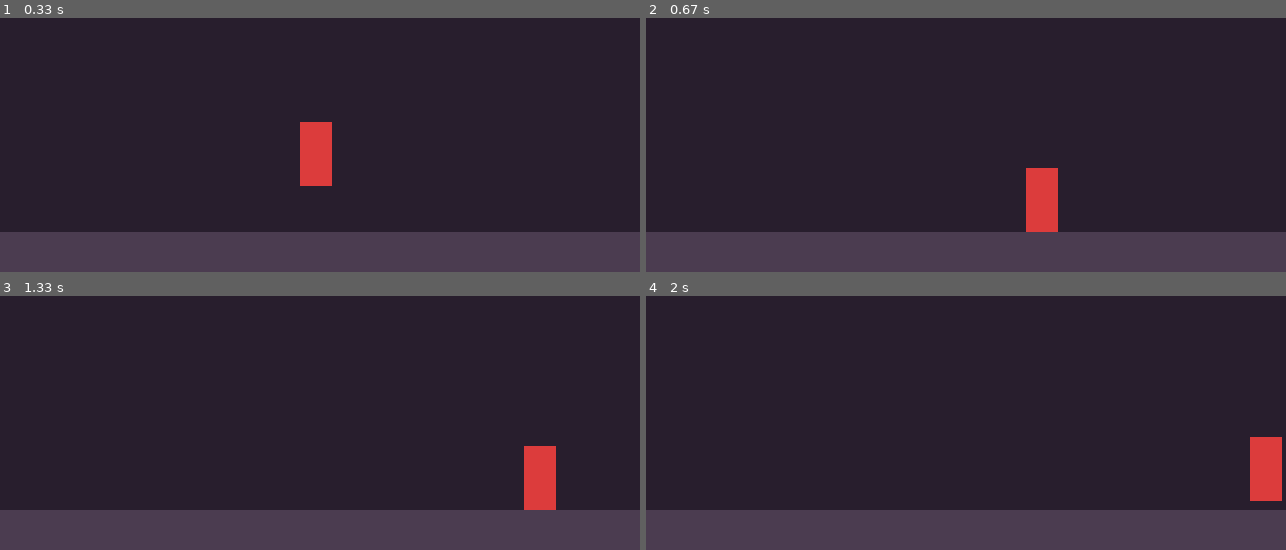
Above: before the commit, frames 1-4 (two rows, left to right).
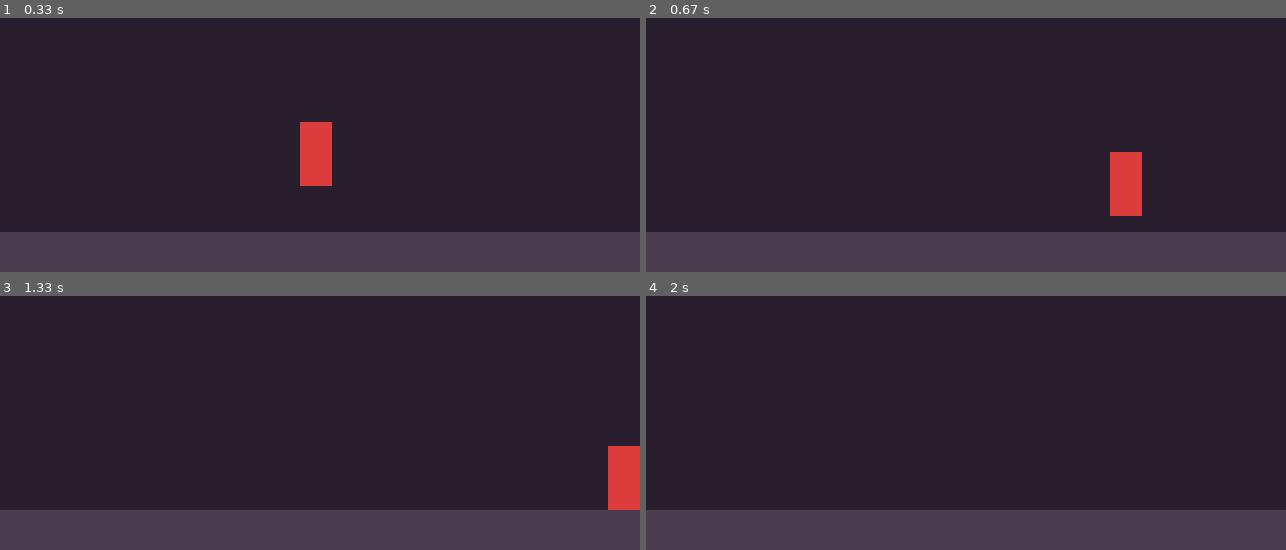
Above: after the commit, the same moments.

Repository: zhangirilzhanov-cyber/blasphemous-pygame
Game: pygame game, started from main.py
The game is run twice, just before and just after one commit, with the same random seed, the same clock (stepped at 60 frames per second) and the same inputs.
Inputs:
- Up to frame 1 (0.33 s): no input
- Up to frame 2 (0.67 s): hold Shift from 0.33 s (still down); hold D from 0.33 s (still down)
- Up to frame 3 (1.33 s): release Shift at 0.8 s; release D at 0.8 s; hold D 0.83-1.3 s; tap Shift at 0.9, 1.2 s
- Up to frame 4 (2 s): hold W 1.33-1.63 s; tap Shift at 1.4, 1.73 s; hold D from 1.67 s (still down)

Frame 1 is identical in both runs. In frame 2, 2.5% of the frame differs, in the area x 59-78%, y 52-85%; in frame 3, 2.5%; in frame 4, 1.3%.

Commit message:
Add dash with cooldown recovery system

Diff:
--- a/main.py
+++ b/main.py
@@ -20,13 +20,22 @@
 JUMP_FORCE = -11
 is_grounded = False
 
+# --- DASH MECHANIC ---
+player_facing_right = True  # Track direction so we dash the right way
+is_dashing = False          # Are we currently in a dash state?
+dash_timer = 0              # How long the dash lasts (in frames)
+DASH_DURATION = 10          # Dash lasts for 10 frames (~0.16 seconds)
+DASH_SPEED = 12             # Triple our normal speed!
+dash_cooldown = 0           # Current cooldown timer (0 means ready to dash)
+DASH_COOLDOWN_TIME = 45     #  Cooldown lasts 45 frames (~0.75 seconds)
+
 floor_rect = pygame.Rect(0, 320, 640, 40)
 
 # --- 3. MODULAR LOGIC BLOCKS (FUNCTIONS) ---
 
 def handle_input():
     """Handles keyboard presses and returns input flags."""
-    global player_y_velocity, is_grounded
+    global player_y_velocity, is_grounded, player_facing_right, is_dashing, dash_timer
 
     keys = pygame.key.get_pressed()
     space_released_this_frame = False
@@ -40,11 +49,24 @@
             if event.key == pygame.K_SPACE or event.key == pygame.K_w:
                 space_released_this_frame = True
 
-    # Horizontal Movement
+    # If currently dashing, freeze regular keyboard inputs!
+    if is_dashing:
+        return space_released_this_frame
+
+    # Horizontal Movement & Tracking Direction
     if keys[pygame.K_a]:
         player_rect.x -= player_speed
+        player_facing_right = False  # Facing Left
     if keys[pygame.K_d]:
         player_rect.x += player_speed
+        player_facing_right = True   # Facing Right
+
+    # Trigger Dash (Left Shift)
+    if keys[pygame.K_LSHIFT] and dash_cooldown == 0:
+        is_dashing = True
+        dash_timer = DASH_DURATION
+        # Give an instant burst of speed in the direction we are facing
+        player_y_velocity = 0  # Clear any falling momentum when dash starts
 
     # Initial Jump Trigger
     if (keys[pygame.K_SPACE] or keys[pygame.K_w]) and is_grounded:
@@ -56,7 +78,33 @@
 
 def update_physics(space_released_this_frame):
     """Calculates gravity, variable jump capping, and collisions."""
-    global player_y_velocity, is_grounded
+    global player_y_velocity, is_grounded, is_dashing, dash_timer, dash_cooldown
+
+    # 🌟 Handle Dash Physics State
+    if is_dashing:
+        # Move character at high speed based on direction
+        if player_facing_right:
+            player_rect.x += DASH_SPEED
+        else:
+            player_rect.x -= DASH_SPEED
+
+        dash_timer -= 1  # Countdown the frames
+        if dash_timer <= 0:
+            is_dashing = False  # Dash finished, return to regular state
+            dash_cooldown = DASH_COOLDOWN_TIME # 🌟 Start the cooldown penalty now!
+
+        # Keep character bound to the screen limits during dash
+        if player_rect.left < 0:
+            player_rect.left = 0
+        if player_rect.right > SCREEN_WIDTH:
+            player_rect.right = SCREEN_WIDTH
+        return  # Bypass gravity and floor calculations while dashing!
+
+    #Regular Physics State (runs only if NOT dashing)
+
+    # Countdown our recovery cooldown frame by frame until it hits 0
+    if dash_cooldown > 0:
+        dash_cooldown -= 1
 
     # Apply Gravity
     player_y_velocity += GRAVITY
